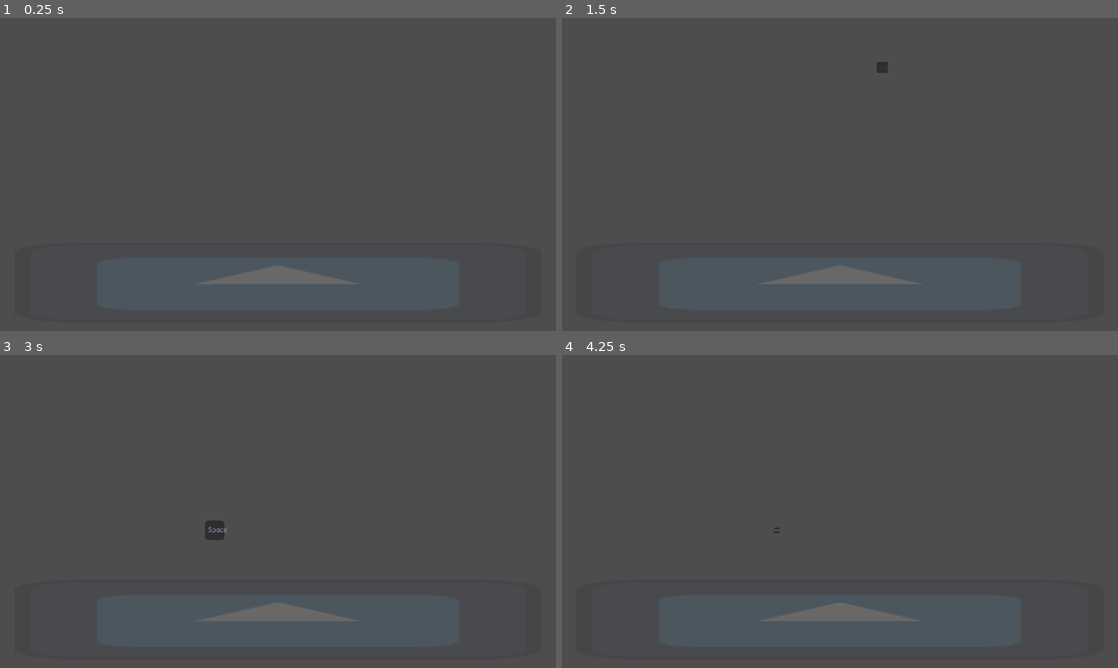
Above: before the commit, frames 1-4 (two rows, left to right).
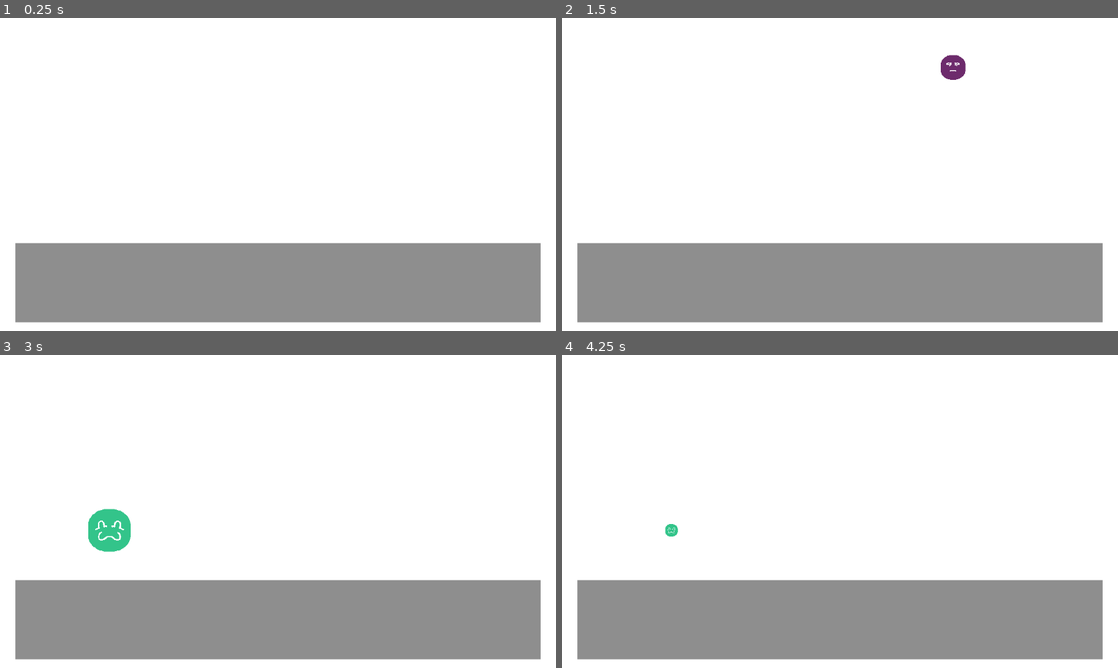
Above: after the commit, the same moments.

Repository: StickyBeacon/balloons
Game: Godot game, scene res://spaces/main_menu.tscn
Two runs of this game, one before a commit and one after it. Both use one fixed random seed, a clock stepped at 60 frames per second and the inputs below. This scene is started directly instead of the project's main scene. The engine's default icon, where the game draws it, is replaced by a stand-in: a white triangle on a blue panel in a dark square.
Inputs (mouse positions are in pixels of both pictures, inside the frame that each line leads up to):
- Up to frame 1 (0.25 s): no input
- Up to frame 2 (1.5 s): tap Enter at 0.5 s; move the mouse to (962, 158) at 0.52 s; click (962, 158) at 0.67 s; move the mouse to (728, 190) at 1.27 s; click (728, 190) at 1.42 s
- Up to frame 3 (3 s): move the mouse to (333, 442) at 2.02 s; click (333, 442) at 2.17 s; tap Space at 2.75 s; move the mouse to (250, 574) at 2.77 s; click (250, 574) at 2.92 s
- Up to frame 4 (4.25 s): move the mouse to (1006, 558) at 3.52 s; click (1006, 558) at 3.67 s

The runs differ from the first frame. In frame 1, 100% of the frame differs, in the area x 0-100%, y 0-100%; in frame 2, 100%; in frame 3, 100%; in frame 4, 100%.

Commit message:
Working prototype

Diff:
--- a/input_checker.gd
+++ b/input_checker.gd
@@ -38,13 +38,15 @@
 	for child in children:
 		if child.name == tag:
 			increase_size(child,0.3)
+			child.pop()
 			return
 
 	var player : SelectorBalloon = selector_balloon_res.instantiate()
 	%SelectorContainer.add_child(player)
-	player.global_position = Vector2((randf()-0.5)*300,(randf()-0.5)*300) + Vector2(0,-100)
-	player.initialize(tag, generate_new_balloon(event))
+	player.global_position = Vector2((randf()-0.5)*800,(randf()-0.5)*300) + Vector2(0,-100)
+	player.initialize(generate_new_balloon(event))
 	player.name = tag
+	player.pop()
 
 
 func increase_size(child : SelectorBalloon, amount : float) -> void:
@@ -63,7 +65,8 @@
 func generate_new_balloon(event : InputEvent) -> BalloonResource:
 	var balloon = BalloonResource.new()
 	balloon.action_event = event
-	balloon.player_color = Color(randf(),randf(),randf())
+	balloon.player_color = Color(randf()*0.8 + 0.1,randf()*0.8 + 0.1,randf()*0.8 + 0.1)
+	balloon.player_face = randi_range(0,11)
 	return balloon
 
 
@@ -98,7 +101,7 @@
 
 func spawn_voter(child : SelectorBalloon) -> void:
 	var voter : VoterBalloon = voter_balloon_res.instantiate()
-	voter.initialize(child.name, child.balloon)
+	voter.initialize(child.balloon)
 	%VoterContainer.add_child(voter)
 	voter.position = Vector2((randf()-0.5)*1000, 0)
 	chosen_balloons.push_back(child.balloon)
--- a/items/bom.tscn
+++ b/items/bom.tscn
@@ -31,6 +31,7 @@
 
 [node name="BomArea" type="Area2D" parent="." index="3"]
 unique_name_in_owner = true
+scale = Vector2(0.6011058, 0.6011058)
 collision_layer = 0
 collision_mask = 2
 
@@ -60,7 +61,7 @@
 
 [node name="BomSpawn" type="AudioStreamPlayer" parent="." index="4"]
 stream = SubResource("AudioStreamRandomizer_v65vs")
-volume_db = 0.5
+volume_db = -10.0
 autoplay = true
 
 [connection signal="timeout" from="BomTimer" to="." method="_on_bom_timer_timeout"]
--- a/items/bouncy_ball.tscn
+++ b/items/bouncy_ball.tscn
@@ -40,7 +40,7 @@
 
 [node name="BouncySpawn" type="AudioStreamPlayer" parent="." index="3"]
 stream = SubResource("AudioStreamRandomizer_xwh71")
-volume_db = 0.5
+volume_db = -10.0
 autoplay = true
 
 [connection signal="body_entered" from="." to="." method="_on_body_entered"]
--- a/items/grapple.gd
+++ b/items/grapple.gd
@@ -25,13 +25,13 @@
 
 
 func _physics_process(_delta: float) -> void:
-	%GrappleLine.points[0] = global_position
-	%GrappleLine.points[1] = player.global_position
-
 	if has_grabbed:
 		if not player or (not grab_object and grab_position == Vector2.ZERO):
 			explode()
 			return
+
+	%GrappleLine.points[0] = global_position
+	%GrappleLine.points[1] = player.global_position
 
 	if grab_object:
 		global_position = grab_object.global_position
--- a/items/grapple.tscn
+++ b/items/grapple.tscn
@@ -47,6 +47,7 @@
 
 [node name="SpawnSoundEffect" type="AudioStreamPlayer" parent="." index="5"]
 stream = SubResource("AudioStreamRandomizer_m5gtb")
+volume_db = -10.0
 autoplay = true
 
 [node name="GrabSoundEffect" type="AudioStreamPlayer" parent="." index="6"]
--- a/managers/player_manager.gd
+++ b/managers/player_manager.gd
@@ -22,3 +22,17 @@
 
 func get_player_resources() -> Array[BalloonResource]:
 	return player_dict
+
+
+func get_winning_player() -> BalloonResource:
+	var best_score = -1
+	var balloon = null
+	for thing : BalloonResource in player_dict:
+		if thing.points > best_score:
+			balloon = thing
+			best_score = thing.points
+	return balloon
+
+
+func clear_players() -> void:
+	player_dict.clear()
--- a/particles/bom_explode_particle.tscn
+++ b/particles/bom_explode_particle.tscn
@@ -40,4 +40,5 @@
 
 [node name="AudioStreamPlayer" type="AudioStreamPlayer" parent="."]
 stream = SubResource("AudioStreamRandomizer_4jbeo")
+volume_db = -10.0
 autoplay = true
--- a/particles/player_hurt_particle.tscn
+++ b/particles/player_hurt_particle.tscn
@@ -2,7 +2,7 @@
 
 [ext_resource type="Texture2D" uid="uid://cbis0kc3vf1wy" path="res://assets/images/balloon_background.png" id="1_oucsa"]
 [ext_resource type="Script" uid="uid://4c4m77gidsy8" path="res://particles/particle.gd" id="2_un0g6"]
-[ext_resource type="AudioStream" uid="uid://dt4h6sr7etnvr" path="res://assets/audio/damaged.wav" id="3_un0g6"]
+[ext_resource type="AudioStream" uid="uid://bxtvy7306vm6q" path="res://assets/audio/player_hurt_better.wav" id="3_un0g6"]
 
 [sub_resource type="Curve" id="Curve_oucsa"]
 _data = [Vector2(0, 1), 0.0, 0.0, 0, 0, Vector2(0.1590909, 0.41573036), 0.0, 0.0, 0, 0, Vector2(0.28030303, 0.8539326), 0.0, 0.0, 0, 0, Vector2(0.5151515, 0.17977536), 0.0, 0.0, 0, 0, Vector2(0.6515152, 0.57303375), 0.0, 0.0, 0, 0, Vector2(0.99999, 0.123595595), 0.0, 0.0, 0, 0]
--- a/player/player_balloon.gd
+++ b/player/player_balloon.gd
@@ -30,6 +30,7 @@
 func get_hit() -> void:
 
 	var part = hurt_particle.instantiate()
+	part.modulate = balloon.player_color
 	get_tree().current_scene.add_child(part)
 	part.global_position = global_position
 
--- a/player/selector_balloon.gd
+++ b/player/selector_balloon.gd
@@ -4,9 +4,14 @@
 var balloon : BalloonResource = null
 
 
-func initialize(tag : String, _balloon : BalloonResource) -> void:
-	$Label.text = tag
+func initialize(_balloon : BalloonResource) -> void:
 	scale.x = 1
 	scale.y = 1
 	balloon = _balloon
-	modulate = balloon.player_color
+	$Icon2.modulate = balloon.player_color
+	%CharacterFace.texture = load(PlayerManager.player_faces[balloon.player_face])
+
+
+func pop()->void:
+	%Noise.pitch_scale = 0.5*scale.x
+	%Noise.play()
--- a/player/selector_balloon.tscn
+++ b/player/selector_balloon.tscn
@@ -1,19 +1,29 @@
-[gd_scene load_steps=3 format=3 uid="uid://dbtadf3vqe0xq"]
+[gd_scene load_steps=7 format=3 uid="uid://dbtadf3vqe0xq"]
 
 [ext_resource type="Script" uid="uid://1thtintp6t7b" path="res://player/selector_balloon.gd" id="1_w68n6"]
-[ext_resource type="Texture2D" uid="uid://d0c3yt2ugmg7e" path="res://icon.svg" id="2_dgc88"]
+[ext_resource type="Material" uid="uid://ctq6nmm1vsks1" path="res://materials/neon.tres" id="2_3nm8t"]
+[ext_resource type="Texture2D" uid="uid://cbis0kc3vf1wy" path="res://assets/images/balloon_background.png" id="3_wpusu"]
+[ext_resource type="Texture2D" uid="uid://c45cnjk0bfsvc" path="res://assets/images/face_angry.png" id="4_jjhi6"]
+[ext_resource type="AudioStream" uid="uid://ckn7y0ghae8m2" path="res://assets/audio/laugh2.wav" id="5_wpusu"]
+
+[sub_resource type="AudioStreamRandomizer" id="AudioStreamRandomizer_jjhi6"]
+streams_count = 1
+stream_0/stream = ExtResource("5_wpusu")
 
 [node name="SelectorBalloon" type="Node2D"]
 script = ExtResource("1_w68n6")
 
-[node name="Icon" type="Sprite2D" parent="."]
-modulate = Color(0, 0, 0, 0.39215687)
-scale = Vector2(0.34861854, 0.34861854)
-texture = ExtResource("2_dgc88")
+[node name="Icon2" type="Sprite2D" parent="."]
+material = ExtResource("2_3nm8t")
+texture = ExtResource("3_wpusu")
 
-[node name="Label" type="Label" parent="."]
-offset_left = -16.0
-offset_top = -14.0
-offset_right = 24.0
-offset_bottom = 9.0
-text = "Pert"
+[node name="CharacterFace" type="Sprite2D" parent="."]
+unique_name_in_owner = true
+z_index = 1
+material = ExtResource("2_3nm8t")
+texture = ExtResource("4_jjhi6")
+
+[node name="Noise" type="AudioStreamPlayer" parent="."]
+unique_name_in_owner = true
+stream = SubResource("AudioStreamRandomizer_jjhi6")
+volume_db = -10.0
--- a/player/vote_action.gd
+++ b/player/vote_action.gd
@@ -25,6 +25,7 @@
 	tween = create_tween()
 	tween.tween_property(voter, "scale", SCALE_UP, DURATION).set_trans(Tween.TRANS_SINE).set_ease(Tween.EASE_OUT)
 	tween.tween_property(voter, "scale", SCALE_NORMAL, DURATION).set_trans(Tween.TRANS_SINE).set_ease(Tween.EASE_IN)
+	%Noise.play()
 
 
 func _process(delta: float) -> void:
--- a/player/voter_balloon.gd
+++ b/player/voter_balloon.gd
@@ -4,9 +4,10 @@
 var balloon : BalloonResource = null
 
 
-func initialize(tag : String, _balloon : BalloonResource) -> void:
+func initialize(_balloon : BalloonResource) -> void:
 	balloon = _balloon
-	modulate = balloon.player_color
+	$Icon.modulate = balloon.player_color
+	%CharacterFace.texture = load(PlayerManager.player_faces[balloon.player_face])
 
 
 func explode() -> void:
--- a/player/voter_balloon.tscn
+++ b/player/voter_balloon.tscn
@@ -1,9 +1,16 @@
-[gd_scene load_steps=5 format=3 uid="uid://8jsdqtei6228"]
+[gd_scene load_steps=8 format=3 uid="uid://8jsdqtei6228"]
 
 [ext_resource type="Script" uid="uid://bc07w0xffnix4" path="res://player/voter_balloon.gd" id="1_kjh50"]
 [ext_resource type="Material" uid="uid://ctq6nmm1vsks1" path="res://materials/neon.tres" id="2_rhxo1"]
 [ext_resource type="Script" uid="uid://86n23fca6om1" path="res://player/vote_action.gd" id="3_0uapk"]
 [ext_resource type="Texture2D" uid="uid://cbis0kc3vf1wy" path="res://assets/images/balloon_background.png" id="3_rhxo1"]
+[ext_resource type="Texture2D" uid="uid://c45cnjk0bfsvc" path="res://assets/images/face_angry.png" id="4_aebpu"]
+[ext_resource type="AudioStream" uid="uid://bwnt6epfcm6vn" path="res://assets/audio/laugh.wav" id="6_vroc6"]
+
+[sub_resource type="AudioStreamRandomizer" id="AudioStreamRandomizer_aebpu"]
+random_pitch = 1.2
+streams_count = 1
+stream_0/stream = ExtResource("6_vroc6")
 
 [node name="VoterBalloon" type="Node2D"]
 script = ExtResource("1_kjh50")
@@ -12,6 +19,12 @@
 material = ExtResource("2_rhxo1")
 texture = ExtResource("3_rhxo1")
 
+[node name="CharacterFace" type="Sprite2D" parent="."]
+unique_name_in_owner = true
+z_index = 1
+material = ExtResource("2_rhxo1")
+texture = ExtResource("4_aebpu")
+
 [node name="VoteAction" type="Node" parent="."]
 script = ExtResource("3_0uapk")
 
@@ -19,3 +32,8 @@
 unique_name_in_owner = true
 wait_time = 0.1
 one_shot = true
+
+[node name="Noise" type="AudioStreamPlayer" parent="."]
+unique_name_in_owner = true
+stream = SubResource("AudioStreamRandomizer_aebpu")
+volume_db = -10.0
--- a/project.godot
+++ b/project.godot
@@ -13,6 +13,11 @@
 config/name="balloons"
 run/main_scene="uid://34jjdlmu6dgd"
 config/features=PackedStringArray("4.5", "Forward Plus")
+boot_splash/bg_color=Color(0, 0, 0, 1)
+boot_splash/show_image=false
+boot_splash/fullsize=false
+boot_splash/use_filter=false
+boot_splash/image="uid://c6e4p7doxqrwr"
 config/icon="res://icon.svg"
 
 [autoload]
--- a/spaces/main_menu.tscn
+++ b/spaces/main_menu.tscn
@@ -1,7 +1,21 @@
-[gd_scene load_steps=3 format=3 uid="uid://7q2mbwdkvitd"]
+[gd_scene load_steps=6 format=3 uid="uid://7q2mbwdkvitd"]
 
 [ext_resource type="Script" uid="uid://drcdpwnw10juk" path="res://input_checker.gd" id="1_3bvoi"]
-[ext_resource type="Texture2D" uid="uid://d0c3yt2ugmg7e" path="res://icon.svg" id="2_titsa"]
+
+[sub_resource type="Gradient" id="Gradient_ao52j"]
+offsets = PackedFloat32Array(0, 0.98)
+colors = PackedColorArray(0, 0, 0, 1, 0, 0, 0, 1)
+
+[sub_resource type="GradientTexture2D" id="GradientTexture2D_3bvoi"]
+gradient = SubResource("Gradient_ao52j")
+fill_to = Vector2(1, 1)
+
+[sub_resource type="Gradient" id="Gradient_mtx37"]
+colors = PackedColorArray(1, 1, 1, 1, 1, 1, 1, 1)
+
+[sub_resource type="GradientTexture2D" id="GradientTexture2D_ao52j"]
+gradient = SubResource("Gradient_mtx37")
+fill_to = Vector2(1, 1)
 
 [node name="MainMenu" type="Node2D"]
 
@@ -11,10 +25,10 @@
 [node name="Camera2D" type="Camera2D" parent="."]
 
 [node name="Icon" type="Sprite2D" parent="."]
-modulate = Color(1, 1, 1, 0.15686275)
+modulate = Color(1, 1, 1, 0.44313726)
 position = Vector2(5.722046e-06, 223.99998)
-scale = Vector2(8.526678, 1.2903484)
-texture = ExtResource("2_titsa")
+scale = Vector2(16.984509, 2.5702782)
+texture = SubResource("GradientTexture2D_3bvoi")
 
 [node name="VoterContainer" type="Node2D" parent="."]
 unique_name_in_owner = true
@@ -22,3 +36,8 @@
 
 [node name="SelectorContainer" type="Node2D" parent="."]
 unique_name_in_owner = true
+
+[node name="Sprite2D" type="Sprite2D" parent="."]
+z_index = -100
+scale = Vector2(-51.083492, -51.083492)
+texture = SubResource("GradientTexture2D_ao52j")
--- a/spaces/map_manager.gd
+++ b/spaces/map_manager.gd
@@ -1,6 +1,6 @@
 extends Node2D
 
-const maps : Array[Resource] = [preload("res://spaces/basic_map.tscn"), preload("res://spaces/maps/map_1.tscn")]
+const maps : Array[Resource] = [preload("res://spaces/basic_map.tscn"), preload("res://spaces/maps/map_1.tscn"), preload("res://spaces/maps/map_2.tscn"), preload("res://spaces/maps/map_3.tscn"), preload("res://spaces/maps/map_4.tscn")]
 
 
 func change_map() -> void:
--- a/spaces/maps/map_1.tscn
+++ b/spaces/maps/map_1.tscn
@@ -7,11 +7,3 @@
 
 [node name="Obstacle" parent="." index="4" instance=ExtResource("2_6k8kg")]
 scale = Vector2(24.861572, 7.3957143)
-
-[node name="Obstacle2" parent="." index="5" instance=ExtResource("2_6k8kg")]
-position = Vector2(389, -201)
-scale = Vector2(3.347606, 2.4309156)
-
-[node name="Obstacle3" parent="." index="6" instance=ExtResource("2_6k8kg")]
-position = Vector2(-393.99994, 180)
-scale = Vector2(3.347606, 2.4309156)
--- /dev/null
+++ b/spaces/maps/map_2.tscn
@@ -0,0 +1,10 @@
+[gd_scene load_steps=3 format=3 uid="uid://djwepahaub6vs"]
+
+[ext_resource type="PackedScene" uid="uid://c3orcgqf86l75" path="res://spaces/basic_map.tscn" id="1_hu1iy"]
+[ext_resource type="PackedScene" uid="uid://bcjfxmml017j6" path="res://spaces/obstacles/obstacle.tscn" id="2_ro4r6"]
+
+[node name="BasicMap" instance=ExtResource("1_hu1iy")]
+
+[node name="Obstacle" parent="." index="4" instance=ExtResource("2_ro4r6")]
+position = Vector2(0, -148)
+scale = Vector2(-11.863141, -25.686947)
--- /dev/null
+++ b/spaces/maps/map_3.tscn
@@ -0,0 +1,20 @@
+[gd_scene load_steps=3 format=3 uid="uid://b5btv20ltiifr"]
+
+[ext_resource type="PackedScene" uid="uid://c3orcgqf86l75" path="res://spaces/basic_map.tscn" id="1_rd0wn"]
+[ext_resource type="PackedScene" uid="uid://bcjfxmml017j6" path="res://spaces/obstacles/obstacle.tscn" id="2_krldq"]
+
+[node name="map_3" instance=ExtResource("1_rd0wn")]
+
+[node name="Obstacle" parent="." index="4" instance=ExtResource("2_krldq")]
+rotation = 0.13406622
+scale = Vector2(8.029974, 6.636954)
+
+[node name="Obstacle2" parent="." index="5" instance=ExtResource("2_krldq")]
+position = Vector2(-307, 3.999991)
+rotation = 2.1270475
+scale = Vector2(-3.6741064, 6.3182073)
+
+[node name="Obstacle3" parent="." index="6" instance=ExtResource("2_krldq")]
+position = Vector2(329, 13.999994)
+rotation = 0.3965881
+scale = Vector2(-3.0806875, 16.482431)
--- /dev/null
+++ b/spaces/maps/map_4.tscn
@@ -0,0 +1,38 @@
+[gd_scene load_steps=3 format=3 uid="uid://c61jq8otmtebn"]
+
+[ext_resource type="PackedScene" uid="uid://c3orcgqf86l75" path="res://spaces/basic_map.tscn" id="1_bte14"]
+[ext_resource type="PackedScene" uid="uid://bcjfxmml017j6" path="res://spaces/obstacles/obstacle.tscn" id="2_apkul"]
+
+[node name="map_4" instance=ExtResource("1_bte14")]
+
+[node name="Obstacle" parent="." index="4" instance=ExtResource("2_apkul")]
+position = Vector2(-409.00003, -169)
+scale = Vector2(1.8155332, 2.205541)
+
+[node name="Obstacle6" parent="." index="5" instance=ExtResource("2_apkul")]
+position = Vector2(530, 3.999999)
+scale = Vector2(47.187172, 2.2626457)
+
+[node name="Obstacle2" parent="." index="6" instance=ExtResource("2_apkul")]
+position = Vector2(-248, -169)
+scale = Vector2(1.8155332, 2.205541)
+
+[node name="Obstacle3" parent="." index="7" instance=ExtResource("2_apkul")]
+position = Vector2(-107.000015, -140)
+scale = Vector2(1.8155332, 2.205541)
+
+[node name="Obstacle4" parent="." index="8" instance=ExtResource("2_apkul")]
+position = Vector2(-113.00001, 14.000015)
+scale = Vector2(1.8155332, 2.205541)
+
+[node name="Obstacle5" parent="." index="9" instance=ExtResource("2_apkul")]
+position = Vector2(-296.00003, 92)
+scale = Vector2(1.8155332, 2.205541)
+
+[node name="Obstacle7" parent="." index="10" instance=ExtResource("2_apkul")]
+position = Vector2(-482.00003, 196.00005)
+scale = Vector2(1.8155332, 2.205541)
+
+[node name="Obstacle8" parent="." index="11" instance=ExtResource("2_apkul")]
+position = Vector2(-87.00003, 113.99998)
+scale = Vector2(1.8155332, 2.205541)
--- a/spaces/obstacles/obstacle.tscn
+++ b/spaces/obstacles/obstacle.tscn
@@ -1,6 +1,9 @@
-[gd_scene load_steps=3 format=3 uid="uid://bcjfxmml017j6"]
+[gd_scene load_steps=4 format=3 uid="uid://bcjfxmml017j6"]
 
-[ext_resource type="Texture2D" uid="uid://d0c3yt2ugmg7e" path="res://icon.svg" id="1_yxsy6"]
+[sub_resource type="Gradient" id="Gradient_ch134"]
+
+[sub_resource type="GradientTexture2D" id="GradientTexture2D_yxsy6"]
+gradient = SubResource("Gradient_ch134")
 
 [sub_resource type="RectangleShape2D" id="RectangleShape2D_a18s1"]
 
@@ -8,8 +11,8 @@
 
 [node name="Icon" type="Sprite2D" parent="."]
 modulate = Color(0, 0, 0, 1)
-scale = Vector2(0.15581696, 0.15581696)
-texture = ExtResource("1_yxsy6")
+scale = Vector2(0.31145483, 0.31145483)
+texture = SubResource("GradientTexture2D_yxsy6")
 
 [node name="CollisionShape2D" type="CollisionShape2D" parent="."]
 shape = SubResource("RectangleShape2D_a18s1")
--- a/spaces/round_manager.gd
+++ b/spaces/round_manager.gd
@@ -14,12 +14,19 @@
 	var players : Array[Node] = %PlayerContainer.get_children()
 
 	if players.size() == 2:
+
 		ItemContainer.clear_items()
 		var winner : PlayerBalloon
 		if players[0] == node:
 			winner = players[1]
 		else:
 			winner = players[0]
+		%Laugh.play()
+		%WinnerLabel.visible = true
+		%WinnerLabel.modulate = winner.balloon.player_color
+		await get_tree().create_timer(1).timeout
+		%WinnerLabel.visible = false
+		ItemContainer.clear_items()
 		winner.balloon.points += 1
 		print("%s: %s has %s points!" % [name, winner.name, winner.balloon.points])
 		if winner.balloon.points >= 5:
@@ -31,7 +38,19 @@
 
 func end_game() -> void:
 	%PlayerContainer.clear_players()
+	%WinnerLabel.visible = true
+	%WinnerLabel.modulate = PlayerManager.get_winning_player().player_color
+	%WinnerLabel2.visible = true
+	%WinnerLabel3.visible = true
 	print("%s: Game has ended" % name)
+	%Laugh.play()
+	await get_tree().create_timer(0.1).timeout
+	%Laugh.play()
+	await get_tree().create_timer(0.1).timeout
+	%Laugh.play()
+	await get_tree().create_timer(3).timeout
+	PlayerManager.clear_players()
+	get_tree().change_scene_to_file("res://spaces/main_menu.tscn")
 
 
 func next_round() -> void:
--- a/spaces/world.tscn
+++ b/spaces/world.tscn
@@ -1,10 +1,11 @@
-[gd_scene load_steps=13 format=3 uid="uid://34jjdlmu6dgd"]
+[gd_scene load_steps=17 format=3 uid="uid://34jjdlmu6dgd"]
 
 [ext_resource type="Script" uid="uid://peyfa7wq278g" path="res://spaces/player_container.gd" id="1_4q24o"]
 [ext_resource type="PackedScene" uid="uid://b5psgwewk1v3" path="res://player/player_balloon.tscn" id="1_7tu88"]
 [ext_resource type="Script" uid="uid://bt36tt4mqf6wo" path="res://spaces/round_manager.gd" id="1_v3yrf"]
 [ext_resource type="Script" uid="uid://b07gk6061450v" path="res://player/balloon_resource.gd" id="4_5syc4"]
 [ext_resource type="Script" uid="uid://cly2ednkigx13" path="res://spaces/map_manager.gd" id="5_mtx37"]
+[ext_resource type="AudioStream" uid="uid://bwnt6epfcm6vn" path="res://assets/audio/laugh.wav" id="6_6trjl"]
 
 [sub_resource type="InputEventKey" id="InputEventKey_5syc4"]
 device = -1
@@ -40,6 +41,18 @@
 fill_from = Vector2(0.5, 0.5)
 fill_to = Vector2(1, 1)
 
+[sub_resource type="Gradient" id="Gradient_mtx37"]
+colors = PackedColorArray(1, 1, 1, 1, 1, 1, 1, 1)
+
+[sub_resource type="GradientTexture2D" id="GradientTexture2D_6trjl"]
+gradient = SubResource("Gradient_mtx37")
+fill_to = Vector2(1, 1)
+
+[sub_resource type="AudioStreamRandomizer" id="AudioStreamRandomizer_w8oon"]
+random_pitch = 1.2
+streams_count = 1
+stream_0/stream = ExtResource("6_6trjl")
+
 [node name="World" type="Node2D"]
 
 [node name="CanvasModulate" type="CanvasModulate" parent="."]
@@ -134,3 +147,76 @@
 scale = Vector2(9.981468, 9.981468)
 shadow_enabled = true
 texture = SubResource("GradientTexture2D_w8oon")
+
+[node name="WinnerLabel" type="Label" parent="."]
+unique_name_in_owner = true
+visible = false
+modulate = Color(0, 0, 0, 1)
+anchors_preset = 8
+anchor_left = 0.5
+anchor_top = 0.5
+anchor_right = 0.5
+anchor_bottom = 0.5
+offset_left = -507.00003
+offset_top = -145.00002
+offset_right = 399.99997
+offset_bottom = 163.99998
+grow_horizontal = 2
+grow_vertical = 2
+scale = Vector2(1.1337749, 1.1337749)
+theme_override_font_sizes/font_size = 226
+text = "WINNER"
+horizontal_alignment = 1
+vertical_alignment = 1
+
+[node name="WinnerLabel2" type="Label" parent="WinnerLabel"]
+unique_name_in_owner = true
+visible = false
+layout_mode = 1
+anchors_preset = 8
+anchor_left = 0.5
+anchor_top = 0.5
+anchor_right = 0.5
+anchor_bottom = 0.5
+offset_left = -508.18454
+offset_top = -345.89603
+offset_right = 398.81543
+offset_bottom = -36.896027
+grow_horizontal = 2
+grow_vertical = 2
+scale = Vector2(1.1337749, 1.1337749)
+theme_override_font_sizes/font_size = 226
+text = "WINNER"
+horizontal_alignment = 1
+vertical_alignment = 1
+
+[node name="WinnerLabel3" type="Label" parent="WinnerLabel"]
+unique_name_in_owner = true
+visible = false
+layout_mode = 1
+anchors_preset = 8
+anchor_left = 0.5
+anchor_top = 0.5
+anchor_right = 0.5
+anchor_bottom = 0.5
+offset_left = -509.94855
+offset_top = -26.608643
+offset_right = 397.05145
+offset_bottom = 282.39136
+grow_horizontal = 2
+grow_vertical = 2
+scale = Vector2(1.1337749, 1.1337749)
+theme_override_font_sizes/font_size = 226
+text = "WINNER"
+horizontal_alignment = 1
+vertical_alignment = 1
+
+[node name="Sprite2D" type="Sprite2D" parent="."]
+z_index = -100
+scale = Vector2(-51.083492, -51.083492)
+texture = SubResource("GradientTexture2D_6trjl")
+
+[node name="Laugh" type="AudioStreamPlayer" parent="."]
+unique_name_in_owner = true
+stream = SubResource("AudioStreamRandomizer_w8oon")
+volume_db = -5.0
Not shown, added: assets/audio/player_hurt_better.wav.import
Not shown, added: assets/audio/player_hurt_better.wav
